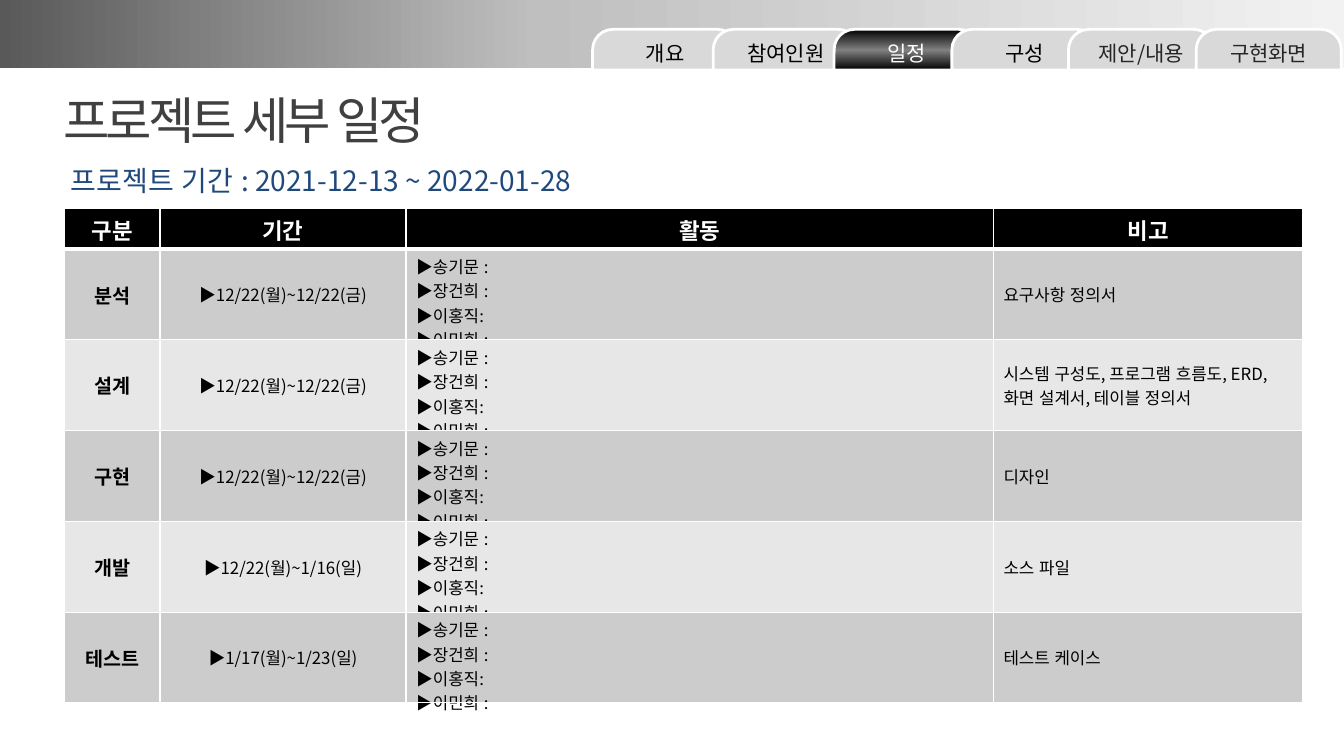
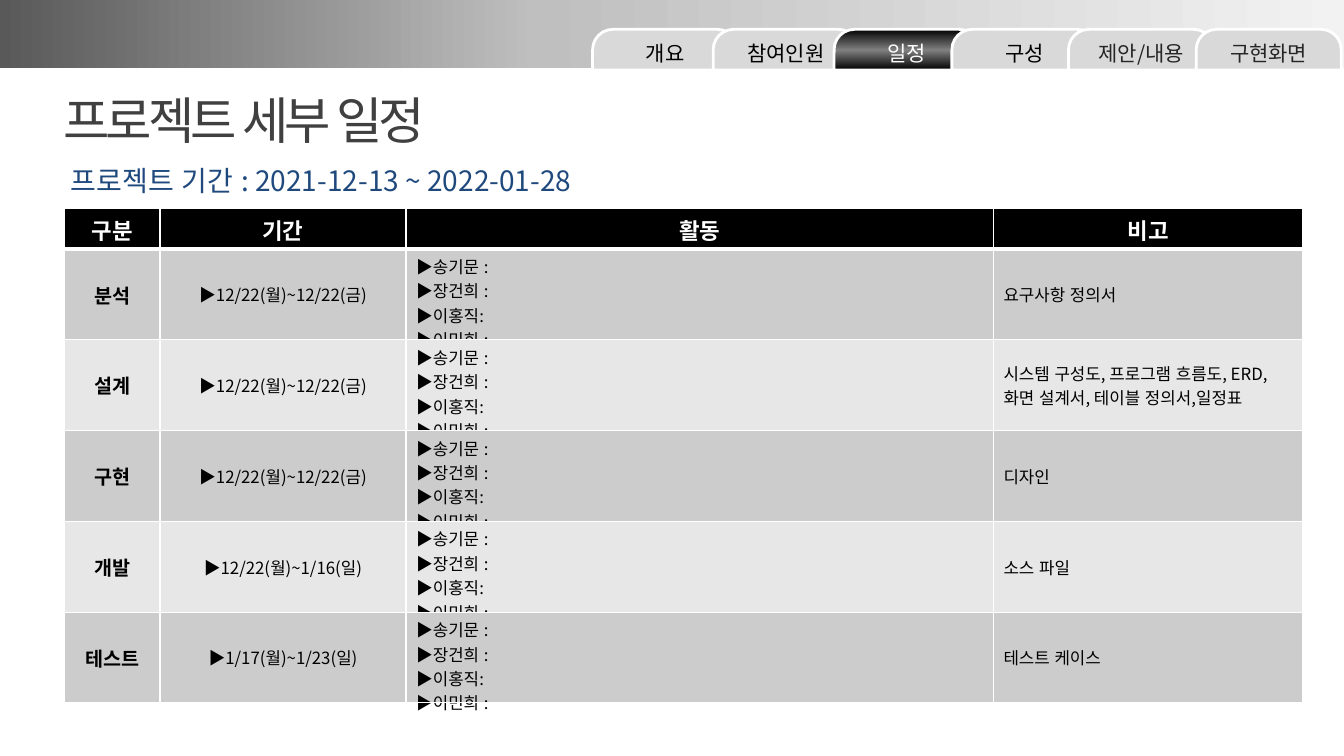
Before and after one commit to minmaxheap/FinalProject, a slide deck: slide 6 of 산출물/Team3 화면 설계 발표 ppt.pptx. Drawn at 1344x756 pixels with LibreOffice and Linux fonts; fonts in the diff are those of the drawing. Boxes give left, top, right and bottom in pixels: in the first picture for what was removed or moved away, otherwise in the second. Text is boxed around its words. In the diff, an @@ line names an element or a change of style, - is before the commit and + after.

```diff
--- a/산출물/Team3 화면 설계 발표 ppt.pptx
+++ b/산출물/Team3 화면 설계 발표 ppt.pptx
@@ table at bbox=[65, 209, 1303, 718] @@
-row 3, column 4: 시스템 구성도, 프로그램 흐름도, ERD, / 화면 설계서, 테이블 정의서
+row 3, column 4: 시스템 구성도, 프로그램 흐름도, ERD, / 화면 설계서, 테이블 정의서,일정표
```
Also in this commit, not shown: 1 slide added.
